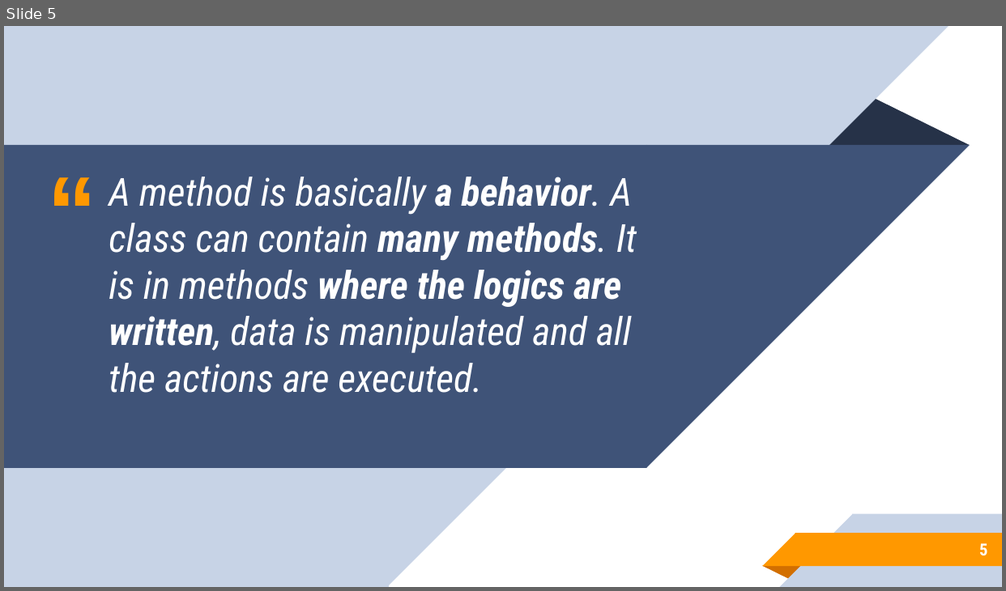
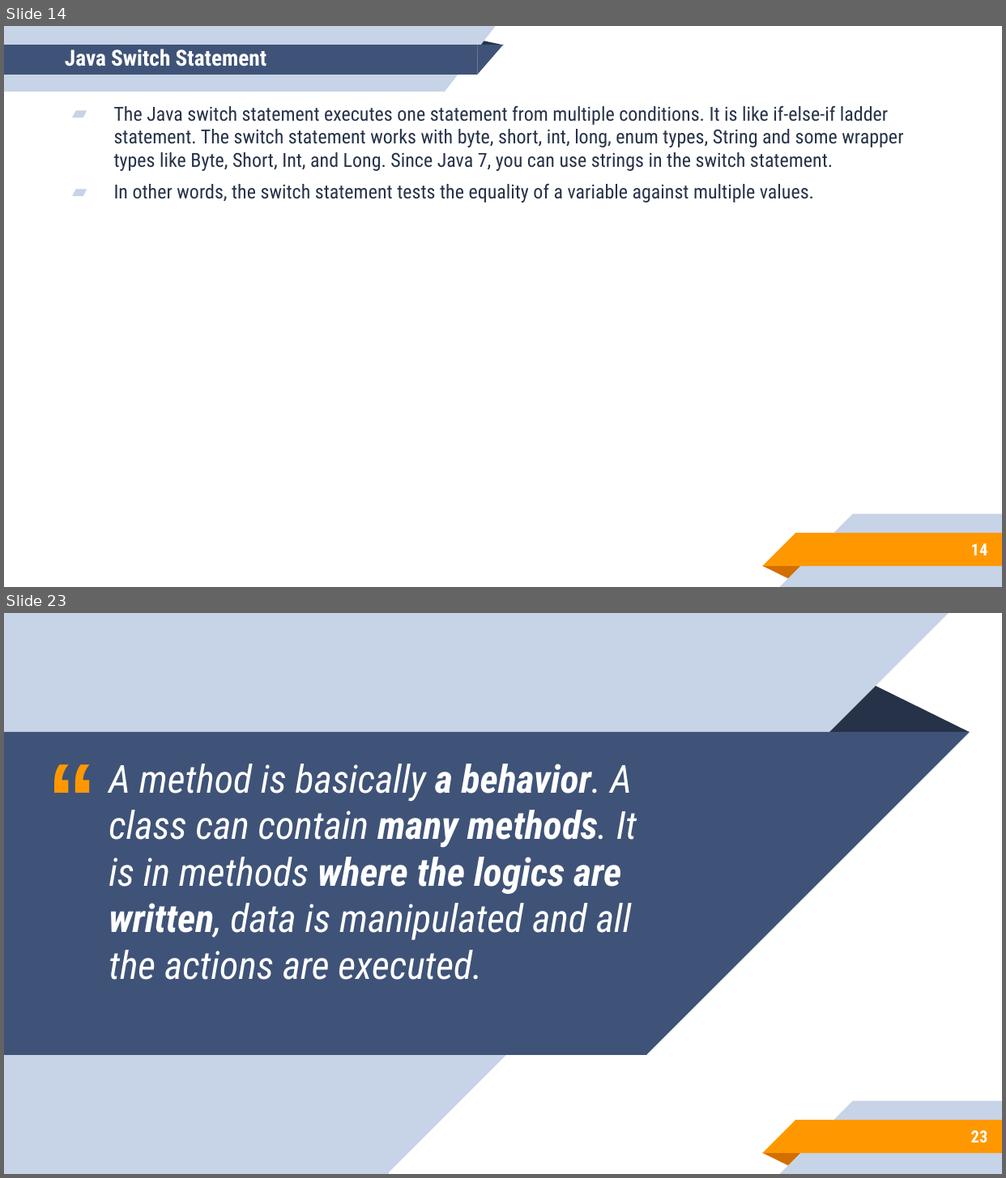
Before and after one commit to aronipurwanto/materi-xa, a slide deck: java/java-logic/Slide-Java-Logic-02.pptx. Shown one above the other, each under a label of ours: slide 5 before the commit, slides 14 and 23 after it; the slides between them are not shown. The pictures are 1006x591 and 1006x1178 pixels, drawn with LibreOffice and Linux fonts; fonts in the diff are those of the drawing. Boxes give left, top, right and bottom in pixels: in the first picture for what was removed or moved away, otherwise in the second. Text is boxed around its words. In the diff, an @@ line names an element or a change of style, - is before the commit and + after.

```diff
--- a/java/java-logic/Slide-Java-Logic-02.pptx
+++ b/java/java-logic/Slide-Java-Logic-02.pptx
@@ slide 14 added at [4,26,1002,587], background #FFFFFF; not listed: 5 template elements that a slide beside it also shows @@
@@ title added at [65,49,267,66], 16 pt, text #FFFFFF, bold @@
+Java Switch Statement
@@ group added at [4,26,504,92]: 2 rectangles, 2 right triangles, 1 triangle @@
@@ text added at [114,106,903,203], 14 pt, text #263248 @@
+▰ The Java switch statement executes one statement from multiple conditions. It is like if-else-if ladder statement. The switch statement works with byte, short, int, long, enum types, String and some wrapper types like Byte, Short, Int, and Long. Since Java 7, you can use strings in the switch statement.
+▰ In other words, the switch statement tests the equality of a variable against multiple values.
@@ page number added at [971,544,988,556], 12 pt, text #FFFFFF, bold @@
+14
@@ what was slide 5 is now slide 23 @@
@@ page number at [971,1131,988,1144]: text changed @@
-5
+23
```
Also in this commit, not shown: 6 slides changed, 18 other slides added, 1 slide removed, 16 other files.
